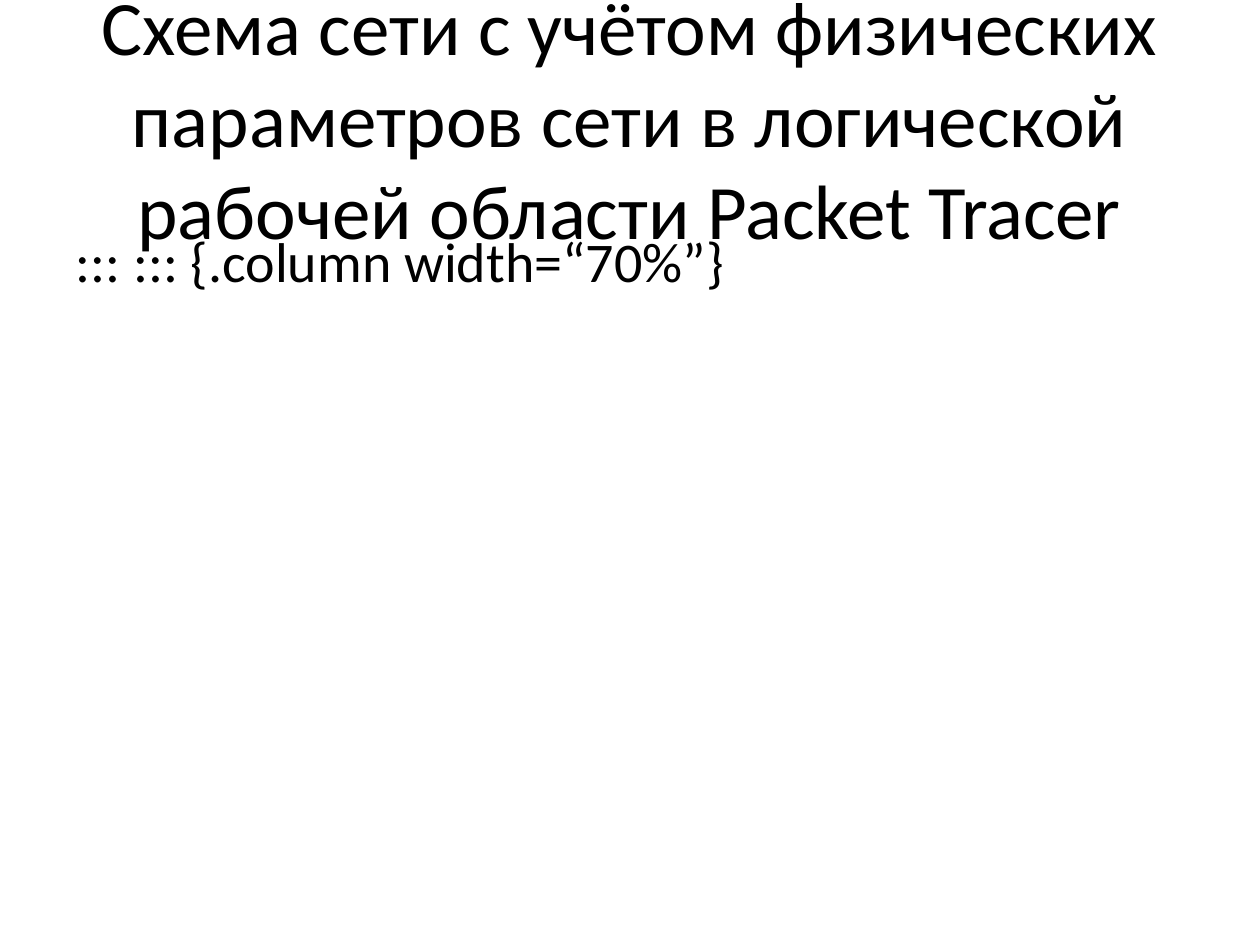
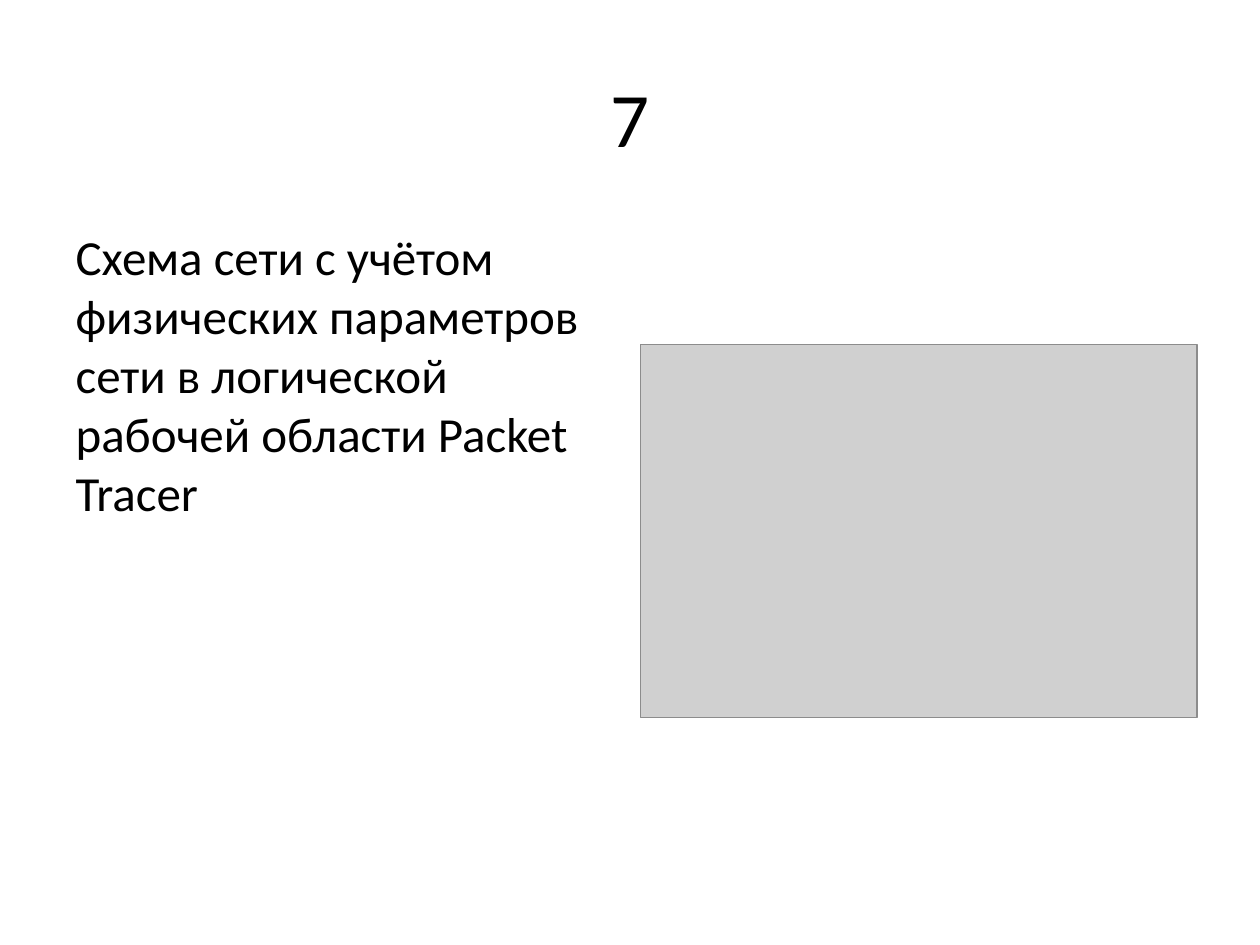
Before and after one commit to pyskandarova/study_2024-2025_net-admin, a slide deck: slide 12 of labs/lab07/presentation/presentation.pptx (slide 19 before the commit). Drawn at 1260x945 pixels with LibreOffice and Linux fonts; fonts in the diff are those of the drawing; grey boxes stand for pictures. Boxes give left, top, right and bottom in pixels: in the first picture for what was removed or moved away, otherwise in the second. Text is boxed around its words. In the diff, an @@ line names an element or a change of style, - is before the commit and + after.

```diff
--- a/labs/lab07/presentation/presentation.pptx
+++ b/labs/lab07/presentation/presentation.pptx
@@ title added at [610, 97, 649, 147], 44 pt, text #000000 @@
+7
@@ text "Схема сети с учётом физических ...": place and size @@
-text "Схема сети с учётом физических ..." at [101, 3, 1157, 257]
+text "Схема сети с учётом физических ..." at [76, 242, 578, 512]
@@ text "Схема сети с учётом физических ..." at [76, 242, 578, 512]: size 44 to 28 pt; alignment centre to left; more space between paragraphs; vertical alignment middle to top @@
@@ text removed at [191, 235, 724, 290] @@
-::: ::: {.column width=“70%”}
@@ picture added at [640, 345, 1197, 718] @@
```
Also in this commit, not shown: 7 other slides changed, 4 slides added, 15 slides removed, 2 other files.
